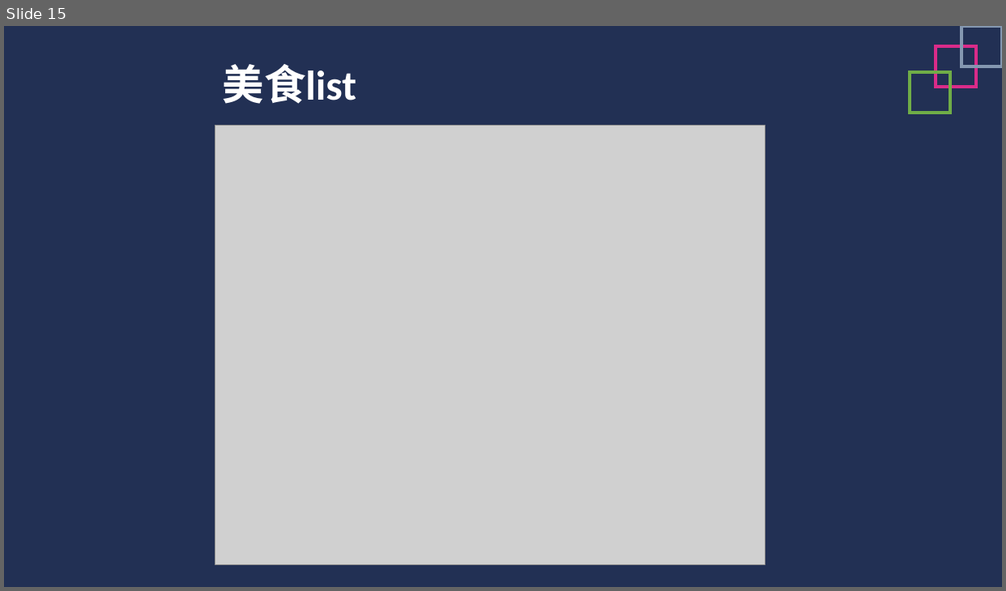
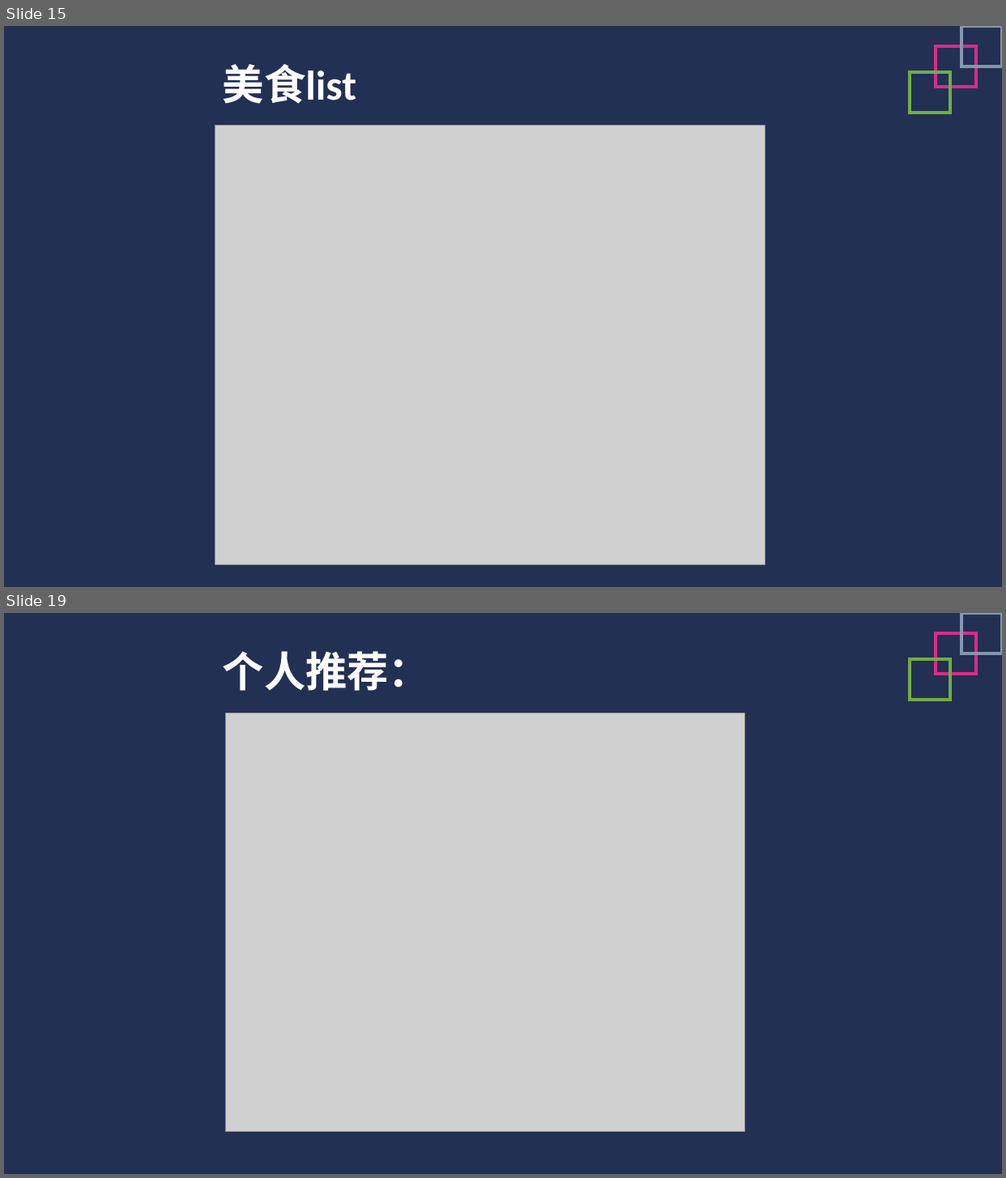
Before and after one commit to Glossy/WebEngineering, a slide deck: docs/应用建模.pptx. Shown one above the other, each under a label of ours: slide 15 before the commit, slides 15 and 19 after it; the slides between them are not shown. The pictures are 1006x591 and 1006x1178 pixels, drawn with LibreOffice and Linux fonts; fonts in the diff are those of the drawing; grey boxes stand for pictures. Boxes give left, top, right and bottom in pixels: in the first picture for what was removed or moved away, otherwise in the second. Text is boxed around its words. In the diff, an @@ line names an element or a change of style, - is before the commit and + after.

Commit message:
展示建模 美食 经典详情 和 个人推荐

```diff
--- a/docs/应用建模.pptx
+++ b/docs/应用建模.pptx
@@ slide 19 added at bbox=[4, 613, 1002, 1174], background #FFFFFF; not listed: 2 template elements that a slide beside it also shows @@
@@ rectangle added at bbox=[936, 633, 977, 674], outline #DA2B89 3 pt @@
@@ rectangle added at bbox=[961, 613, 1002, 653], outline #8497B0 3 pt @@
@@ text added at bbox=[223, 651, 430, 691], 40 pt, text #FFFFFF, bold @@
+个人推荐：
@@ rectangle added at bbox=[910, 659, 950, 700], outline #70AD47 3 pt @@
@@ picture added at bbox=[226, 713, 745, 1131] @@
```
Also in this commit, not shown: 1 slide changed, 2 other slides added, 3 other files.
